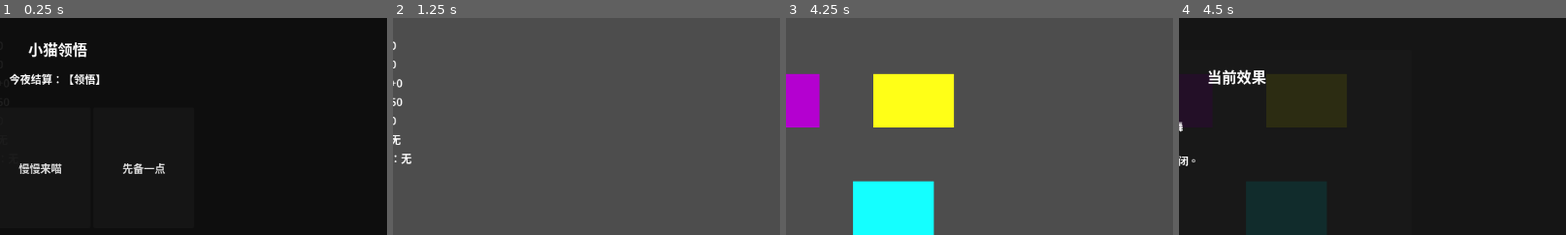
Above: before the commit, frames 1-4 (left to right).
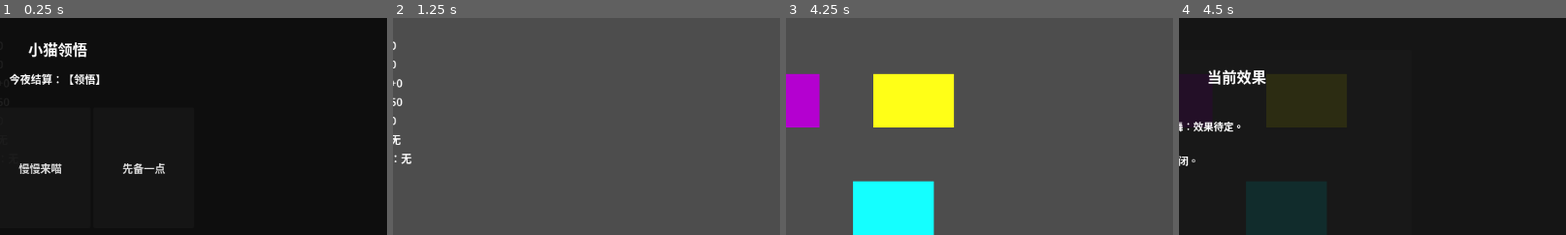
Above: after the commit, the same moments.

Repository: lcy2333orz-crypto/midemalatang
Game: Godot game, scene res://settlement_result.tscn
Same seed, same stepped clock (60 frames per second), same inputs: the game is played once before the commit and once after it. The project has no main scene, so this scene is started directly.
Inputs:
- Up to frame 1 (0.25 s): no input
- Up to frame 2 (1.25 s): click "爪爪飞舞" at 0.5 s
- Up to frame 3 (4.25 s): click "确认" at 1.25 s; tap Enter at 2 s; hold E (interact) 2.03-2.78 s; hold Up (ui_up) 2.03-3.53 s; tap R (round_summary) at 2.85 s; hold Left (ui_left) from 3.53 s (still down); hold T (toggle_business) from 3.53 s (still down)
- Up to frame 4 (4.5 s): keep holding Left (ui_left); release T (toggle_business) at 4.28 s; tap Tab at 4.35 s
The pictures show only the part of the screen within x 43-92%, y 15-65%; the shares and areas given below are measured in that part.

Frames 1-3 are identical in both runs. In frame 4, 0.4% of the frame differs, in the area x 2-17%, y 47-53%.

Commit message:
卡牌接口

Diff:
--- a/data/card_db.json
+++ b/data/card_db.json
@@ -3,57 +3,81 @@
 	"insight": [
 	  {
 		"id": "claw_dance",
-		"name": "爪爪飞舞"
+		"name": "爪爪飞舞",
+		"description": "效果待定。",
+		"modifiers": {}
 	  },
 	  {
 		"id": "slow_down_meow",
-		"name": "慢慢来喵"
+		"name": "慢慢来喵",
+		"description": "效果待定。",
+		"modifiers": {}
 	  },
 	  {
 		"id": "prepare_first",
-		"name": "先备一点"
+		"name": "先备一点",
+		"description": "效果待定。",
+		"modifiers": {}
 	  }
 	],
 	"good": [
 	  {
 		"id": "busy_stall",
-		"name": "热闹摊口"
+		"name": "热闹摊口",
+		"description": "效果待定。",
+		"modifiers": {}
 	  },
 	  {
 		"id": "clean_plate",
-		"name": "一点不剩"
+		"name": "一点不剩",
+		"description": "效果待定。",
+		"modifiers": {}
 	  },
 	  {
 		"id": "sneak_around",
-		"name": "钻来钻去"
+		"name": "钻来钻去",
+		"description": "效果待定。",
+		"modifiers": {}
 	  }
 	],
 	"bad": [
 	  {
 		"id": "messy_rhythm",
-		"name": "乱成一团"
+		"name": "乱成一团",
+		"description": "效果待定。",
+		"modifiers": {}
 	  },
 	  {
 		"id": "impatient_customers",
-		"name": "顾客不耐烦"
+		"name": "顾客不耐烦",
+		"description": "效果待定。",
+		"modifiers": {}
 	  },
 	  {
 		"id": "slower_rhythm",
-		"name": "节奏变慢"
+		"name": "节奏变慢",
+		"description": "效果待定。",
+		"modifiers": {}
 	  }
 	],
 	"fallback": [
 	  {
 		"id": "tidy_up",
-		"name": "整理一下"
+		"name": "整理一下",
+		"description": "效果待定。",
+		"modifiers": {}
 	  },
 	  {
 		"id": "take_a_breath",
-		"name": "缓一口气"
+		"name": "缓一口气",
+		"description": "效果待定。",
+		"modifiers": {}
 	  },
 	  {
 		"id": "cheer_up_again",
-		"name": "重新打起精神"
+		"name": "重新打起精神",
+		"description": "效果待定。",
+		"modifiers": {}
 	  }
 	]
   }
--- /dev/null
+++ b/effect_manager.gd
@@ -0,0 +1,155 @@
+extends Node
+
+var card_db: Dictionary = {}
+var card_index: Dictionary = {}
+
+
+func _ready() -> void:
+	load_card_db()
+
+
+func load_card_db() -> void:
+	var file := FileAccess.open("res://data/card_db.json", FileAccess.READ)
+
+	if file == null:
+		push_error("card_db.json not found")
+		card_db = {}
+		card_index = {}
+		return
+
+	var content := file.get_as_text()
+	var json := JSON.new()
+	var result := json.parse(content)
+
+	if result != OK:
+		push_error("card_db.json parse failed: " + json.get_error_message())
+		card_db = {}
+		card_index = {}
+		return
+
+	if typeof(json.data) != TYPE_DICTIONARY:
+		push_error("card_db.json root must be a Dictionary")
+		card_db = {}
+		card_index = {}
+		return
+
+	card_db = json.data
+	_rebuild_card_index()
+
+
+func _rebuild_card_index() -> void:
+	card_index = {}
+
+	var pools: Dictionary = card_db.get("pools", {})
+
+	for pool_name in pools.keys():
+		var pool = pools[pool_name]
+
+		if typeof(pool) != TYPE_ARRAY:
+			continue
+
+		for card_data in pool:
+			if typeof(card_data) != TYPE_DICTIONARY:
+				continue
+
+			var card_id := str(card_data.get("id", ""))
+
+			if card_id == "":
+				continue
+
+			card_index[card_id] = card_data
+
+
+func get_card_definition(card_id: String) -> Dictionary:
+	if card_index.has(card_id):
+		return card_index[card_id].duplicate(true)
+
+	return {}
+
+
+func get_card_name(card_id: String) -> String:
+	var card_data := get_card_definition(card_id)
+
+	if card_data.has("name"):
+		return str(card_data["name"])
+
+	return card_id
+
+
+func get_card_description(card_id: String) -> String:
+	var card_data := get_card_definition(card_id)
+
+	if card_data.has("description"):
+		return str(card_data["description"])
+
+	return ""
+
+
+func get_active_effect_lines() -> Array[String]:
+	var lines: Array[String] = []
+
+	if RunSetupData.active_effects.is_empty():
+		lines.append("当前没有已获得效果。")
+		return lines
+
+	lines.append("已获得效果：")
+
+	for effect_data in RunSetupData.active_effects:
+		if typeof(effect_data) != TYPE_DICTIONARY:
+			continue
+
+		var source := str(effect_data.get("source", "未知来源"))
+		var effect_id := str(effect_data.get("effect_id", ""))
+		var effect_name := str(effect_data.get("effect", ""))
+
+		if effect_name == "":
+			effect_name = get_card_name(effect_id)
+
+		var description := get_card_description(effect_id)
+
+		if description == "":
+			lines.append(" - [%s] %s" % [source, effect_name])
+		else:
+			lines.append(" - [%s] %s：%s" % [source, effect_name, description])
+
+	return lines
+
+
+func get_multiplier(modifier_id: String, default_value: float = 1.0) -> float:
+	var value := default_value
+
+	for effect_data in RunSetupData.active_effects:
+		if typeof(effect_data) != TYPE_DICTIONARY:
+			continue
+
+		var effect_id := str(effect_data.get("effect_id", ""))
+		var card_data := get_card_definition(effect_id)
+		var modifiers = card_data.get("modifiers", {})
+
+		if typeof(modifiers) != TYPE_DICTIONARY:
+			continue
+
+		if modifiers.has(modifier_id):
+			value *= float(modifiers[modifier_id])
+
+	return value
+
+
+func get_additive(modifier_id: String, default_value: float = 0.0) -> float:
+	var value := default_value
+
+	for effect_data in RunSetupData.active_effects:
+		if typeof(effect_data) != TYPE_DICTIONARY:
+			continue
+
+		var effect_id := str(effect_data.get("effect_id", ""))
+		var card_data := get_card_definition(effect_id)
+		var modifiers = card_data.get("modifiers", {})
+
+		if typeof(modifiers) != TYPE_DICTIONARY:
+			continue
+
+		if modifiers.has(modifier_id):
+			value += float(modifiers[modifier_id])
+
+	return value
--- a/global_run_menu.gd
+++ b/global_run_menu.gd
@@ -150,22 +150,7 @@
 	if buff_label == null:
 		return
 
-	if RunSetupData.active_effects.is_empty():
-		buff_label.text = "当前没有已获得效果。\n\n按 Tab 或点击按钮关闭。"
-		return
-
-	var lines: Array[String] = []
-	lines.append("已获得效果：")
-
-	for effect_data in RunSetupData.active_effects:
-		if typeof(effect_data) != TYPE_DICTIONARY:
-			continue
-
-		var source := str(effect_data.get("source", "未知来源"))
-		var effect := str(effect_data.get("effect", "未知效果"))
-
-		lines.append(" - [%s] %s" % [source, effect])
-
+	var lines := EffectManager.get_active_effect_lines()
 	lines.append("")
 	lines.append("按 Tab 或点击按钮关闭。")
 
--- a/project.godot
+++ b/project.godot
@@ -20,6 +20,7 @@
 RunSetupData="*uid://cpk17lqocd0tb"
 TextDB="*uid://c52osjtmkbqct"
 GlobalRunMenu="*uid://bi8h32tjobgje"
+EffectManager="*uid://dfjty5whh7t1p"
 
 [input]
 
Not shown, added: effect_manager.gd.uid
